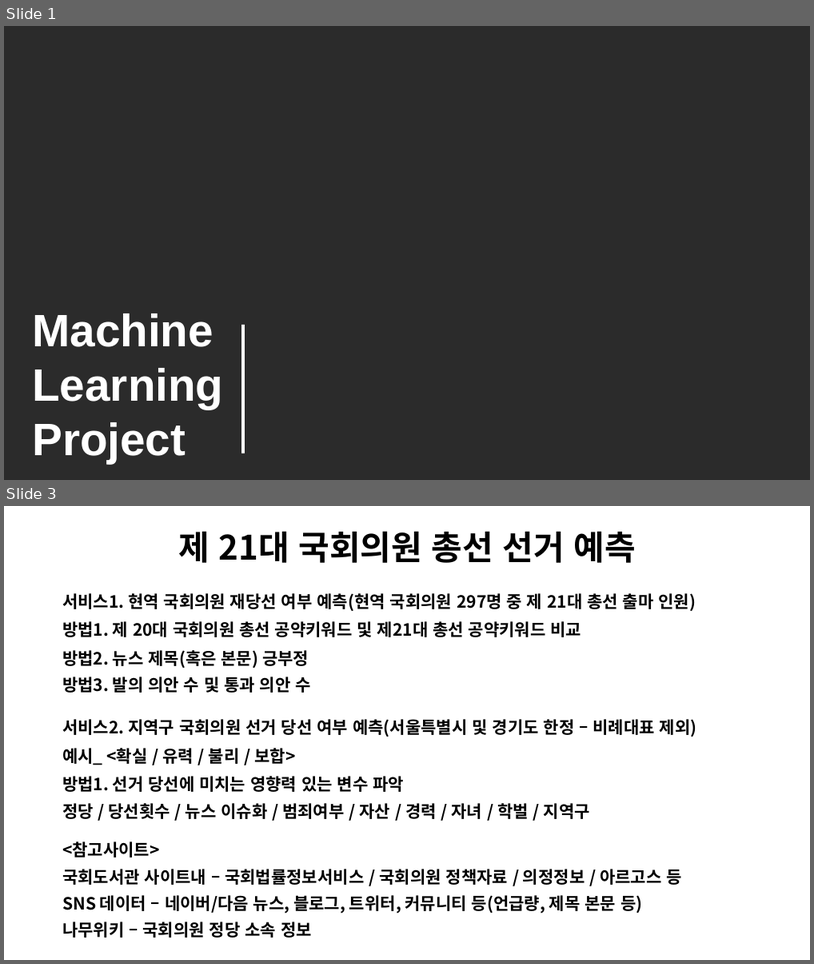
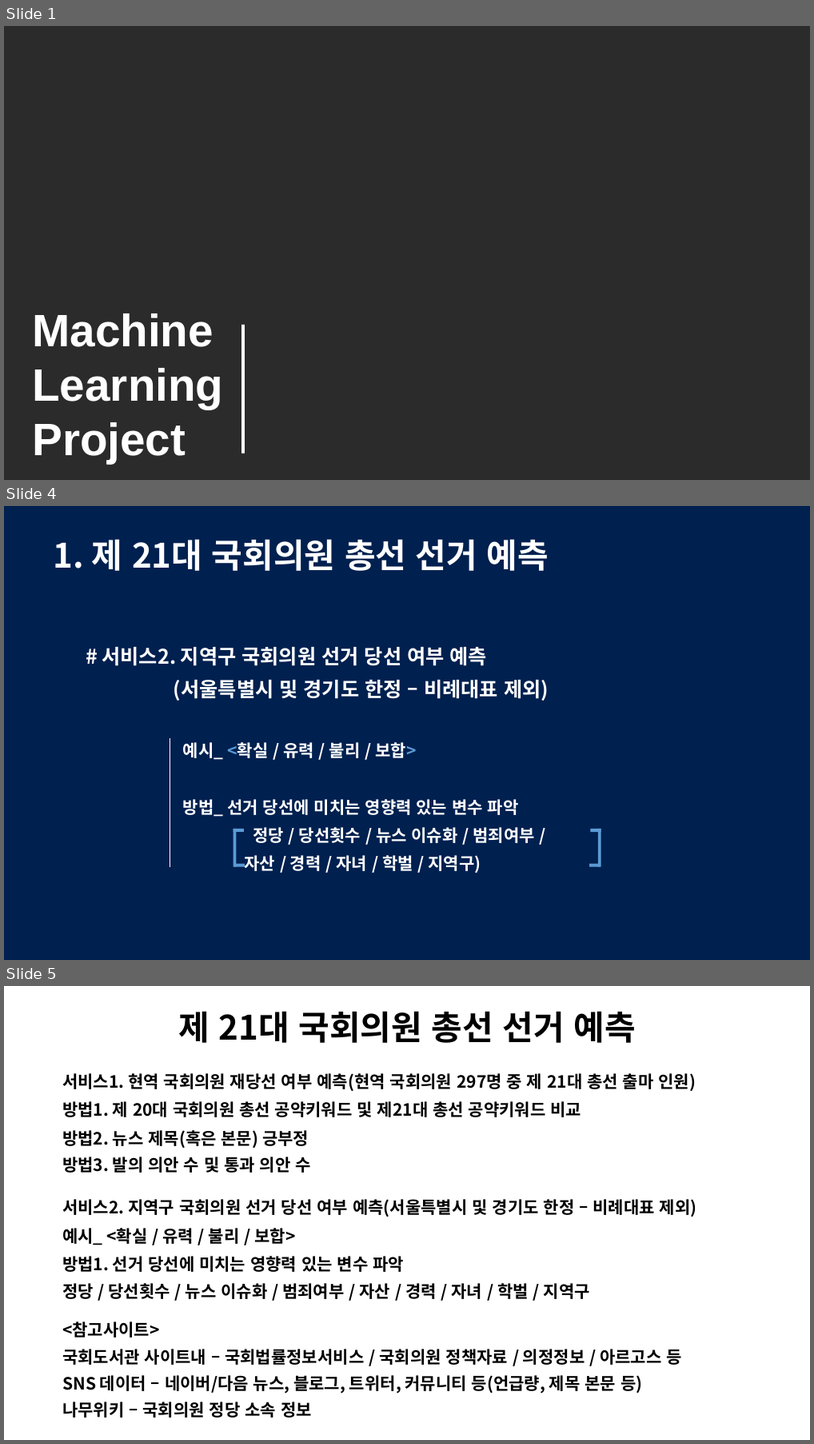
Before and after one commit to drhee0919/Rhee, a slide deck: 주제 발표.pptx. Shown one above the other, each under a label of ours: slides 1 and 3 before the commit, slides 1, 4 and 5 after it; the slides between them are not shown. The pictures are 814x964 and 814x1444 pixels, drawn with LibreOffice and Linux fonts; fonts in the diff are those of the drawing; background and template pictures are left out; a plain dark background stands for a picture behind light text. Boxes give left, top, right and bottom in pixels: in the first picture for what was removed or moved away, otherwise in the second. Text is boxed around its words. In the diff, an @@ line names an element or a change of style, - is before the commit and + after.

```diff
--- a/주제 발표.pptx
+++ b/주제 발표.pptx
@@ slide 4 added at (x1=4, y1=506, x2=810, y2=960), background #FFFFFF @@
@@ rectangle added at (x1=4, y1=506, x2=810, y2=960), fill #00204F @@
@@ text added at (x1=54, y1=539, x2=549, y2=571), 40 pt, text #FFFFFF, bold @@
+1. 제 21대 국회의원 총선 선거 예측
@@ text added at (x1=102, y1=647, x2=549, y2=700), 24 pt, text #FFFFFF, bold @@
+# 서비스2. 지역구 국회의원 선거 당선 여부 예측
+(서울특별시 및 경기도 한정 – 비례대표 제외)
@@ line added from (170, 738) to (170, 867), #FFFFFF 0.5 pt @@
@@ text added at (x1=183, y1=742, x2=535, y2=872), 20 pt, text #FFFFFF, bold @@
+예시_ <확실 / 유력 / 불리 / 보합>
+방법_ 선거 당선에 미치는 영향력 있는 변수 파악
+정당 / 당선횟수 / 뉴스 이슈화 / 범죄여부 /
+자산 / 경력 / 자녀 / 학벌 / 지역구)
@@ rectangle added at (x1=234, y1=828, x2=244, y2=832), fill #5B9BD5 @@
@@ rectangle added at (x1=234, y1=828, x2=236, y2=867), fill #5B9BD5 @@
@@ rectangle added at (x1=591, y1=828, x2=602, y2=832), fill #5B9BD5 @@
@@ rectangle added at (x1=598, y1=828, x2=602, y2=867), fill #5B9BD5 @@
@@ rectangle added at (x1=234, y1=864, x2=246, y2=867), fill #5B9BD5 @@
@@ rectangle added at (x1=590, y1=864, x2=601, y2=867), fill #5B9BD5 @@
@@ what was slide 3 is now slide 5 @@
```
Also in this commit, not shown: 1 slide changed, 1 other slide added.
